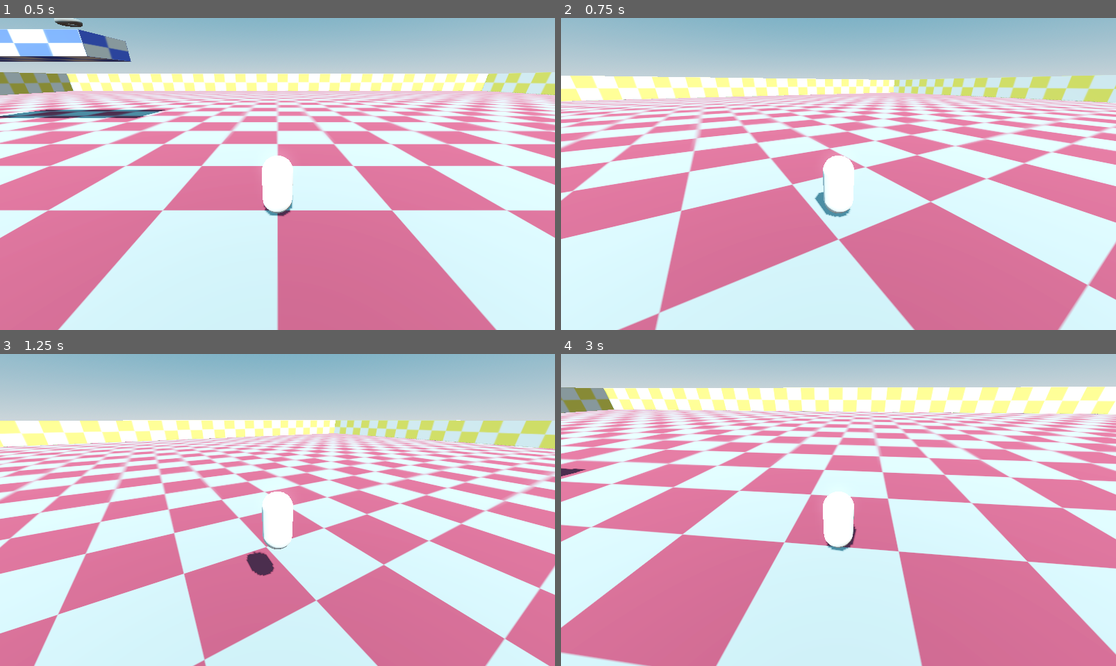
Above: before the commit, frames 1-4 (two rows, left to right).
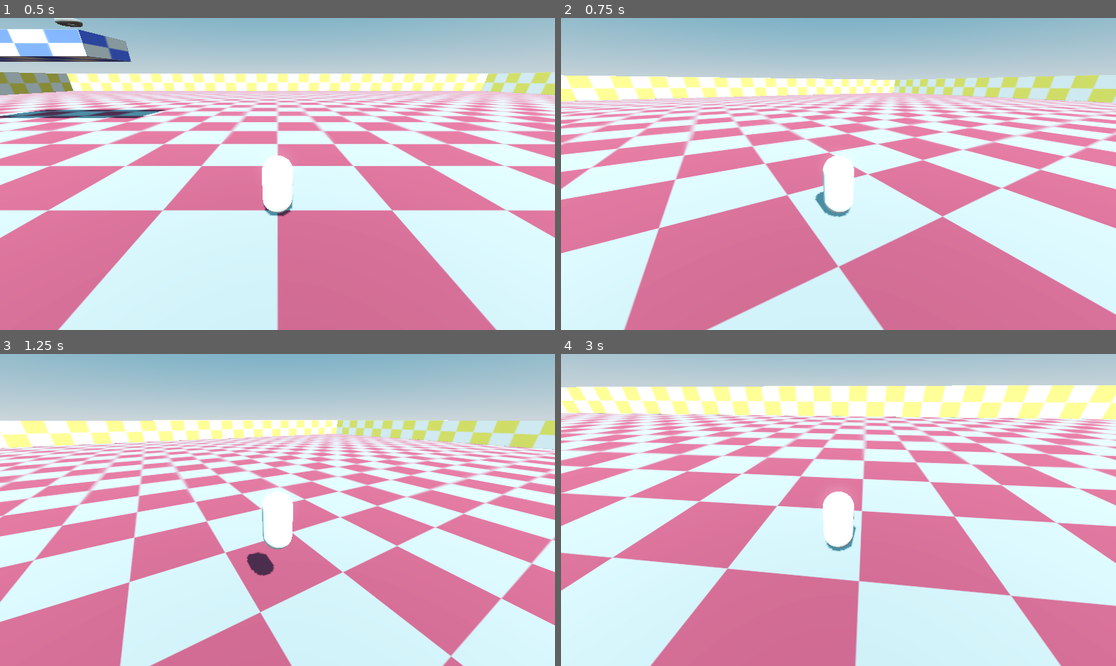
Above: after the commit, the same moments.

Repository: Mettle0/Treasure_Hunter
Game: Godot game, scene res://main.tscn
The game is run twice, just before and just after one commit, with the same random seed, the same clock (stepped at 60 frames per second) and the same inputs. Before the commit the project starts from res://level.tscn.
Inputs (mouse positions are in pixels of both pictures, inside the frame that each line leads up to):
- Up to frame 1 (0.5 s): no input
- Up to frame 2 (0.75 s): tap Enter at 0.5 s; move the mouse to (866, 174) at 0.52 s; press the mouse at (866, 174) at 0.53 s; hold W (forward) from 0.53 s (still down)
- Up to frame 3 (1.25 s): keep holding W (forward); tap Space (jump) at 0.77 s
- Up to frame 4 (3 s): keep holding W (forward); move the mouse to (810, 510) at 1.27 s; release the mouse at (810, 510) at 1.28 s; click (810, 510) at 1.35 s; tap Space (jump) at 1.52 s; move the mouse to (849, 503) at 2.02 s; press the mouse at (849, 503) at 2.03 s; move the mouse to (832, 516) at 2.77 s; release the mouse at (832, 516) at 2.78 s; click (832, 516) at 2.85 s

Frame 1 is identical in both runs. In frame 2, 23% of the frame differs, in the area x 0-100%, y 18-100%; in frame 3, 43%; in frame 4, 54%, in the area x 0-100%, y 10-100%.

Commit message:
Added level complete logic
-Level now completes when number of items collected is >= the level's item target

Diff:
--- a/event_bus.gd
+++ b/event_bus.gd
@@ -3,3 +3,8 @@
 
 #===ITEM COLLECTION SIGNALS===
 signal treasure_collected(itemID)
+
+
+
+#===STAGE MANAGEMENT SIGNALS===
+signal level_complete
--- /dev/null
+++ b/level.gd
@@ -0,0 +1,17 @@
+extends Node3D
+
+@export var item_count_target: int
+@onready var item_count: int = 0
+
+
+func _ready() -> void:
+	EventBus.treasure_collected.connect(_on_treasure_collected)
+
+
+
+func _on_treasure_collected() -> void:
+	item_count += 1
+	print(item_count)
+	if item_count >= item_count_target:
+		print("Level Complete")
+		EventBus.level_complete.emit()
--- a/level.tscn
+++ b/level.tscn
@@ -1,5 +1,6 @@
-[gd_scene load_steps=24 format=3 uid="uid://dmmirgcbk7253"]
-
+[gd_scene load_steps=25 format=3 uid="uid://dmmirgcbk7253"]
+
+[ext_resource type="Script" uid="uid://da8frvui0ch7p" path="res://level.gd" id="1_1ainy"]
 [ext_resource type="PackedScene" uid="uid://cs3vnoy4msd86" path="res://scenes/entities/player/player.tscn" id="1_u52ul"]
 [ext_resource type="Texture2D" uid="uid://usp2ffqqfe2n" path="res://resources/Red Tile.png" id="2_vonw3"]
 [ext_resource type="Texture2D" uid="uid://bxf8hyrh2a8xo" path="res://resources/Yellow Tile.png" id="3_oi3di"]
@@ -70,6 +71,8 @@
 [sub_resource type="BoxShape3D" id="BoxShape3D_aicyk"]
 
 [node name="Level" type="Node3D"]
+script = ExtResource("1_1ainy")
+item_count_target = 3
 
 [node name="WorldEnvironment" type="WorldEnvironment" parent="."]
 environment = SubResource("Environment_vonw3")
@@ -83,6 +86,7 @@
 
 [node name="Player" parent="Entities" instance=ExtResource("1_u52ul")]
 transform = Transform3D(1, 0, 0, 0, 1, 0, 0, 0, 1, 0, 0.154809, 0)
+base_speed = 15.0
 
 [node name="BetaMap001" type="Node3D" parent="."]
 
--- /dev/null
+++ b/level_complete_screen.gd
@@ -0,0 +1 @@
+extends Control
--- /dev/null
+++ b/level_complete_screen.tscn
@@ -0,0 +1,37 @@
+[gd_scene load_steps=2 format=3 uid="uid://cv55bk6e6787"]
+
+[ext_resource type="Script" uid="uid://bt5lq6i3crif3" path="res://level_complete_screen.gd" id="1_08yip"]
+
+[node name="Level Complete Screen" type="Control"]
+layout_mode = 3
+anchors_preset = 15
+anchor_right = 1.0
+anchor_bottom = 1.0
+grow_horizontal = 2
+grow_vertical = 2
+script = ExtResource("1_08yip")
+
+[node name="ColorRect" type="ColorRect" parent="."]
+layout_mode = 1
+anchors_preset = 15
+anchor_right = 1.0
+anchor_bottom = 1.0
+grow_horizontal = 2
+grow_vertical = 2
+color = Color(0, 0, 0, 0.380392)
+
+[node name="Label" type="Label" parent="."]
+layout_mode = 1
+anchors_preset = 8
+anchor_left = 0.5
+anchor_top = 0.5
+anchor_right = 0.5
+anchor_bottom = 0.5
+offset_left = -20.0
+offset_top = -11.5
+offset_right = 20.0
+offset_bottom = 11.5
+grow_horizontal = 2
+grow_vertical = 2
+theme_override_font_sizes/font_size = 48
+text = "Level Complete"
--- /dev/null
+++ b/main.tscn
@@ -0,0 +1,11 @@
+[gd_scene load_steps=3 format=3 uid="uid://bsnun84ewregj"]
+
+[ext_resource type="PackedScene" uid="uid://dmmirgcbk7253" path="res://level.tscn" id="1_ig7tw"]
+[ext_resource type="Script" uid="uid://drb6g58r0dmsm" path="res://ui.gd" id="2_0xm2m"]
+
+[node name="Main" type="Node"]
+
+[node name="Level" parent="." instance=ExtResource("1_ig7tw")]
+
+[node name="UI" type="CanvasLayer" parent="."]
+script = ExtResource("2_0xm2m")
--- a/project.godot
+++ b/project.godot
@@ -11,7 +11,7 @@
 [application]
 
 config/name="Treasure_Hunter"
-run/main_scene="res://level.tscn"
+run/main_scene="uid://bsnun84ewregj"
 config/features=PackedStringArray("4.4", "Forward Plus")
 config/icon="res://icon.svg"
 
--- /dev/null
+++ b/ui.gd
@@ -0,0 +1,10 @@
+extends CanvasLayer
+const LEVEL_COMPLETE_SCREEN = preload("res://level_complete_screen.tscn")
+
+func _ready() -> void:
+	EventBus.level_complete.connect(_on_level_complete)
+
+
+func _on_level_complete() -> void:
+	var levelComplete = LEVEL_COMPLETE_SCREEN.instantiate()
+	add_child(levelComplete)
Not shown, added: level.gd.uid
Not shown, added: level_complete_screen.gd.uid
Not shown, added: ui.gd.uid
